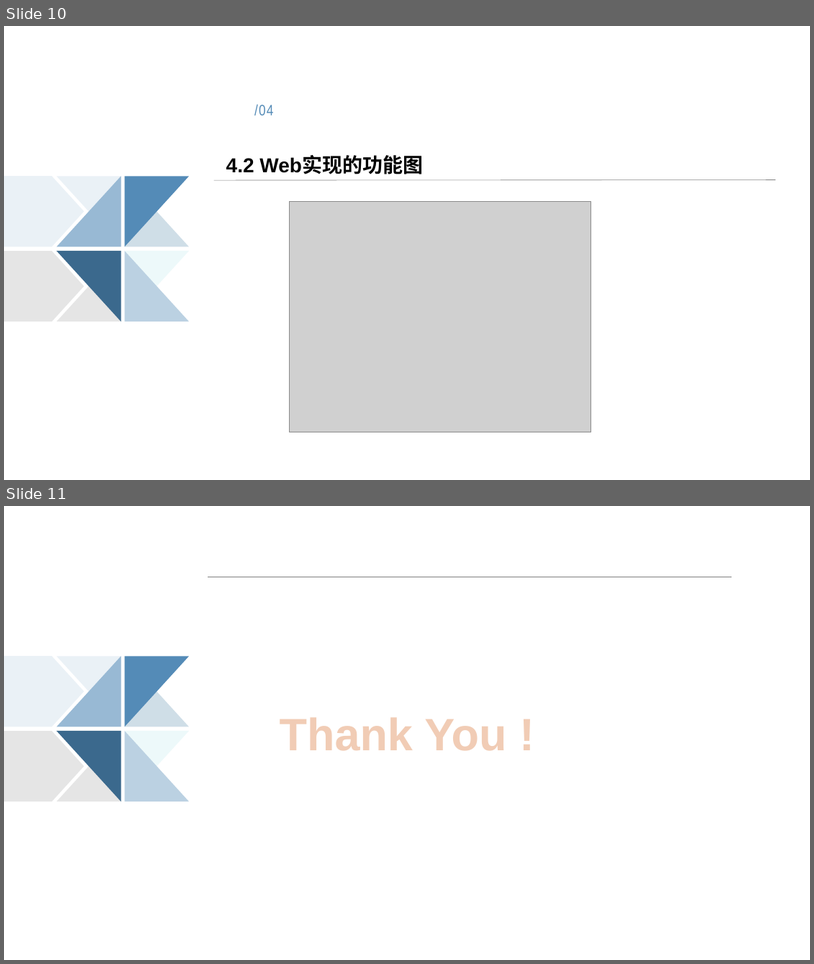
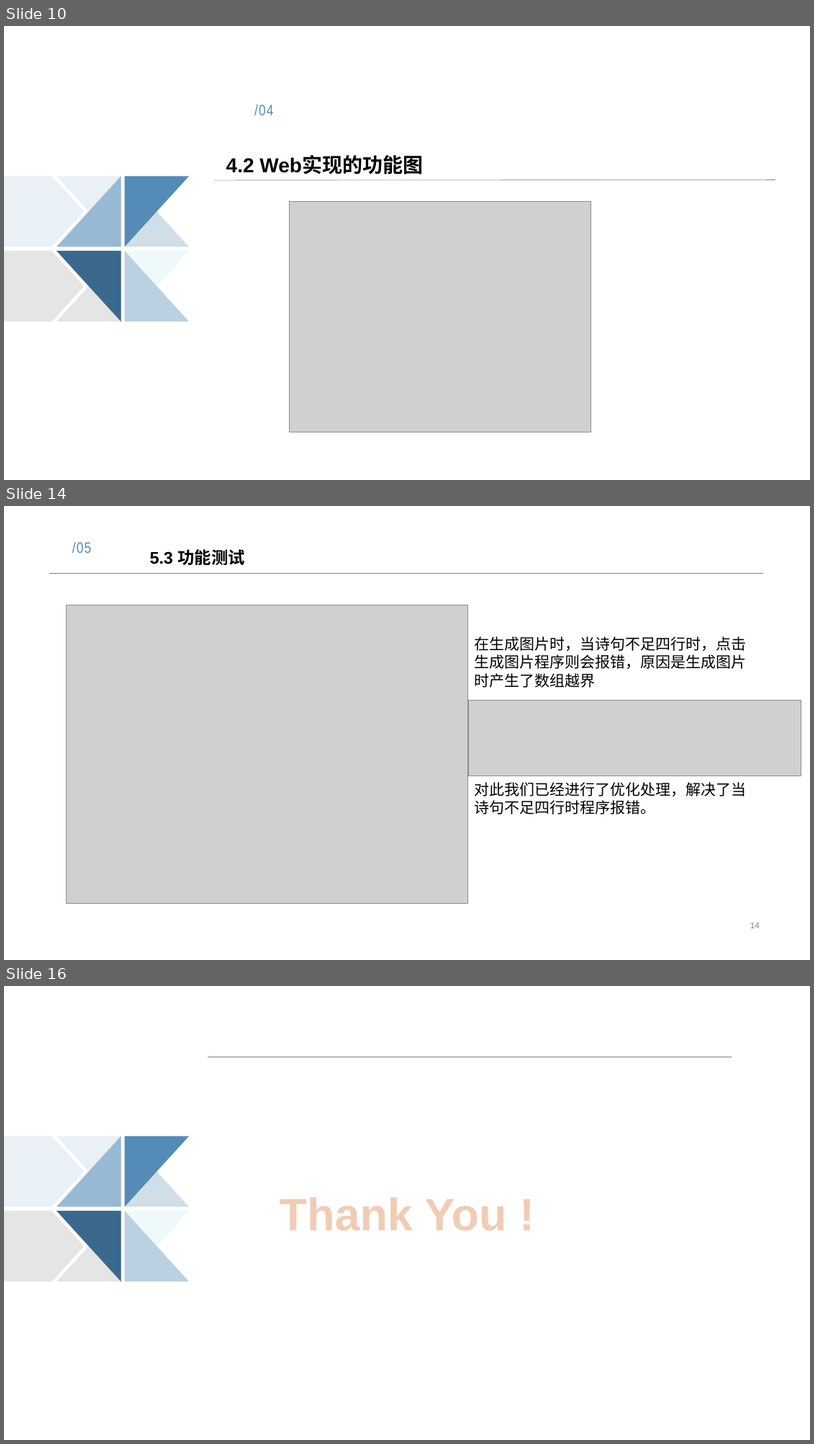
Before and after one commit to poetryexec/poetry, a slide deck: RelationDocuments/8组_唐诗生成系统的设计与实现.pptx. Shown one above the other, each under a label of ours: slides 10 and 11 before the commit, slides 10, 14 and 16 after it; the slides between them are not shown. The pictures are 814x964 and 814x1444 pixels, drawn with LibreOffice and Linux fonts; fonts in the diff are those of the drawing; grey boxes stand for pictures. Boxes give left, top, right and bottom in pixels: in the first picture for what was removed or moved away, otherwise in the second. Text is boxed around its words. In the diff, an @@ line names an element or a change of style, - is before the commit and + after.

```diff
--- a/RelationDocuments/8组_唐诗生成系统的设计与实现.pptx
+++ b/RelationDocuments/8组_唐诗生成系统的设计与实现.pptx
@@ slide 14 added at (4, 506, 810, 960), background #FFFFFF @@
@@ text added at (72, 542, 91, 553), 18 pt, text #548BB7 @@
+/05
@@ text added at (150, 549, 245, 565), 20 pt, text #000000, bold @@
+5.3 功能测试
@@ line added from (49, 573) to (764, 573), #808080 0.25 pt @@
@@ picture added at (67, 605, 468, 903) @@
@@ text added at (474, 636, 746, 814), 18 pt, text #000000 @@
+在生成图片时，当诗句不足四行时，点击生成图片程序则会报错，原因是生成图片时产生了数组越界
+对此我们已经进行了优化处理，解决了当诗句不足四行时程序报错。
@@ picture added at (468, 700, 801, 776) @@
@@ page number added at (751, 922, 760, 928), 10 pt, text #808080 @@
+14
@@ what was slide 11 is now slide 16 @@
```
Also in this commit, not shown: 1 slide changed, 4 other slides added, 2 other files.
